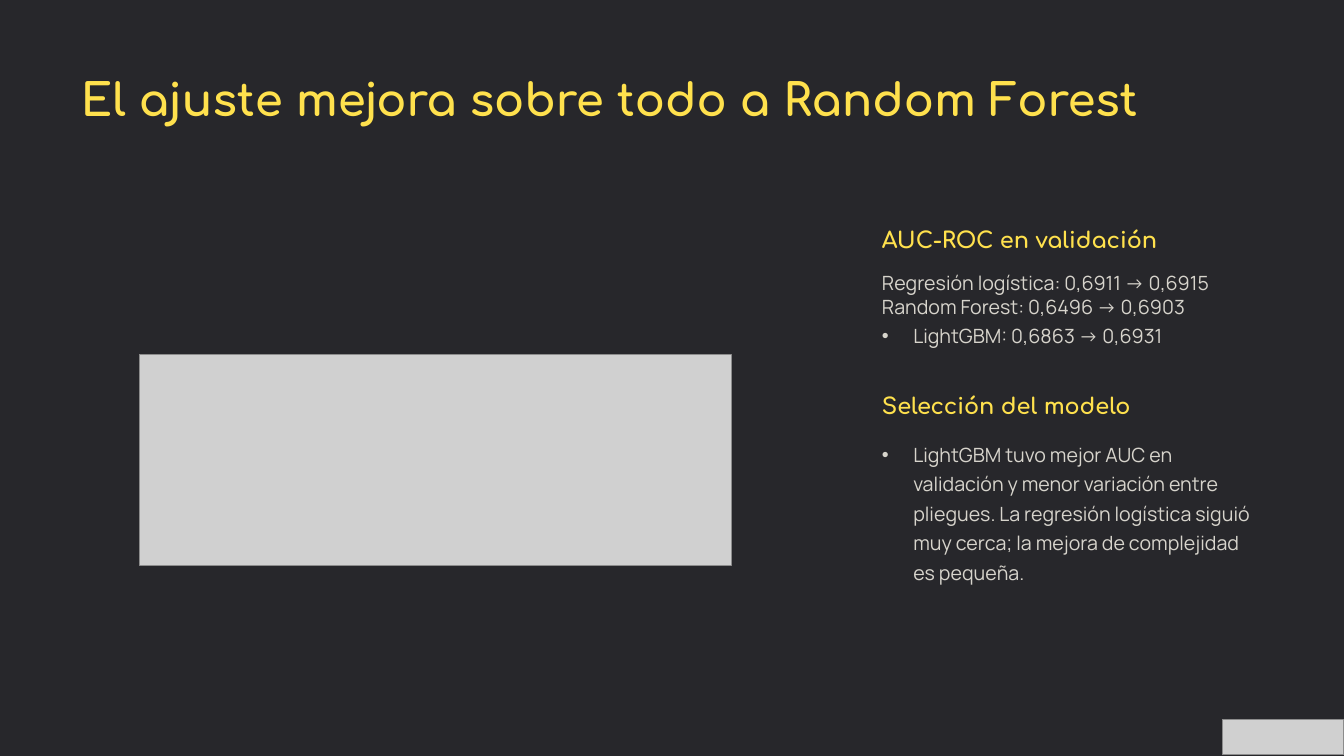
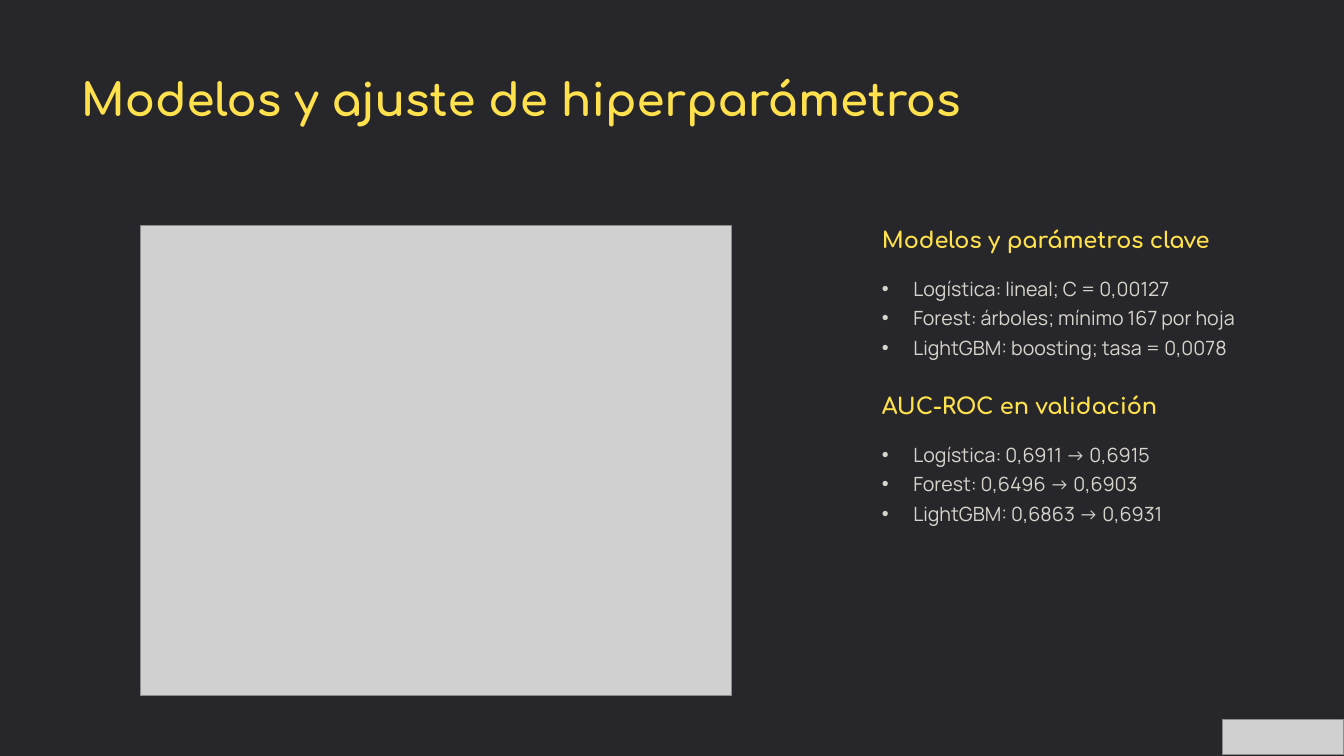
Before and after one commit to DavidDominguez-11/DS-Proyecto2, a slide deck: slide 8 of entregables/resultados_final/Presentacion_Final_Resultados.pptx. Drawn at 1344x756 pixels with LibreOffice and Linux fonts; fonts in the diff are those of the drawing; grey boxes stand for pictures; background and template pictures are left out. Boxes give left, top, right and bottom in pixels: in the first picture for what was removed or moved away, otherwise in the second. Text is boxed around its words. In the diff, an @@ line names an element or a change of style, - is before the commit and + after.

```diff
--- a/entregables/resultados_final/Presentacion_Final_Resultados.pptx
+++ b/entregables/resultados_final/Presentacion_Final_Resultados.pptx
@@ text at (81,79,961,127): text changed @@
-El ajuste mejora sobre todo a Random Forest
+Modelos y ajuste de hiperparámetros
@@ picture: place and size @@
-picture at (140,355,732,566)
+picture at (140,226,732,696)
@@ text at (882,229,1209,254): text changed @@
-AUC-ROC en validación
+Modelos y parámetros clave
@@ text at (913,281,1235,360): text changed @@
-• Regresión logística: 0,6911 → 0,6915
-  Random Forest: 0,6496 → 0,6903
-  LightGBM: 0,6863 → 0,6931
+• Logística: lineal; C = 0,00127
+• Forest: árboles; mínimo 167 por hoja
+• LightGBM: boosting; tasa = 0,0078
@@ text at (882,395,1158,415): text changed @@
-Selección del modelo
+AUC-ROC en validación
@@ text at (913,447,1162,526): text changed @@
-• LightGBM tuvo mejor AUC en validación y menor variación entre pliegues. La regresión logística siguió muy cerca; la mejora de complejidad es pequeña.
+• Logística: 0,6911 → 0,6915
+• Forest: 0,6496 → 0,6903
+• LightGBM: 0,6863 → 0,6931
```
Also in this commit, not shown: 2 other slides changed.
